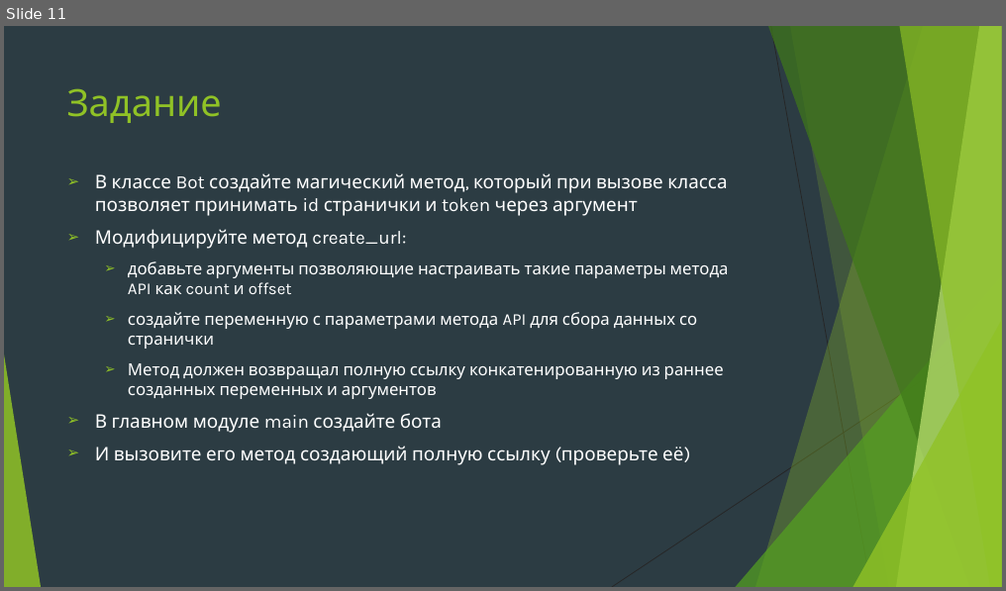
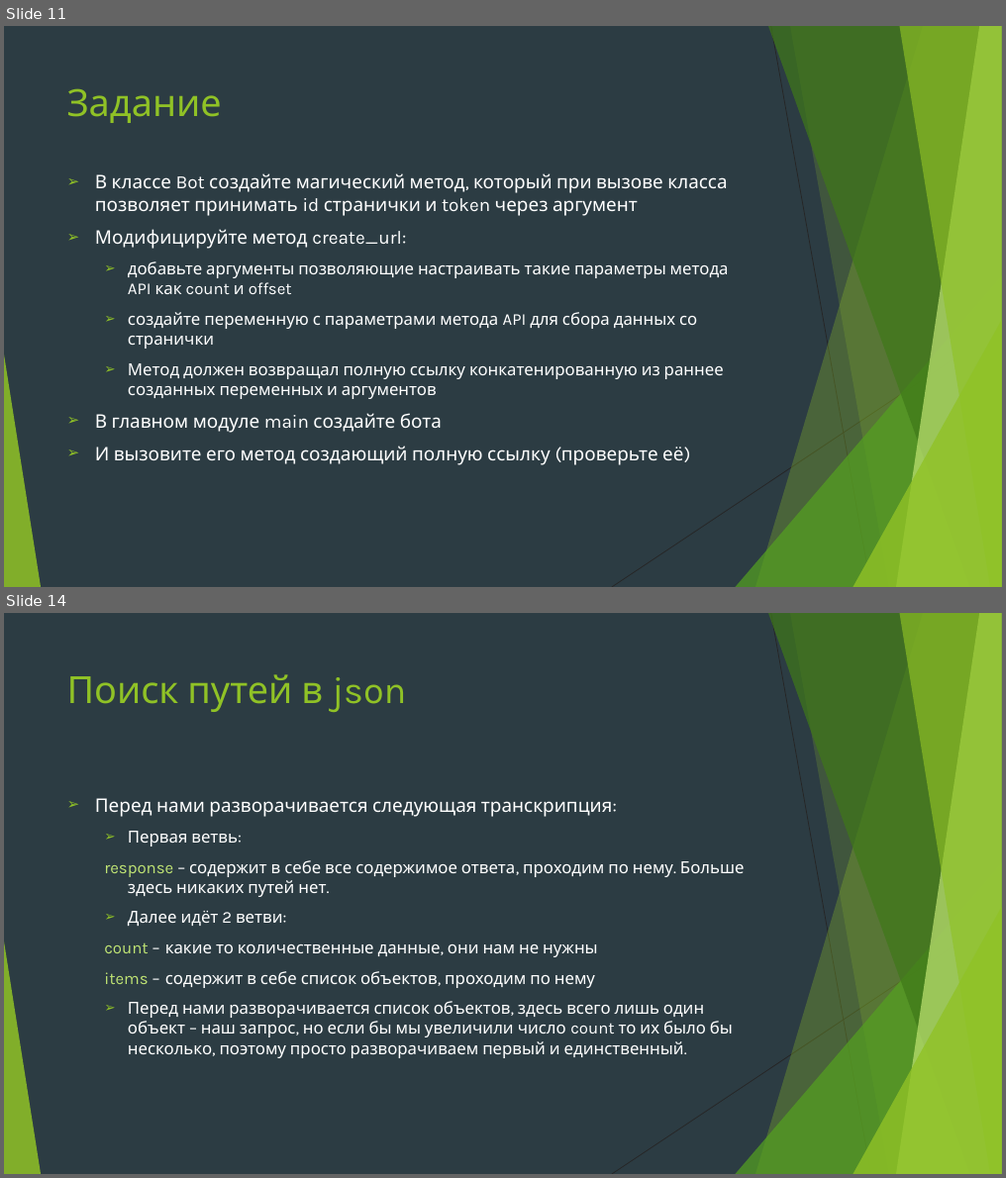
Before and after one commit to Yegor9151/for_corund, a slide deck: python/module2/presentation/урок 5 модуль 2.pptx. Shown one above the other, each under a label of ours: slide 11 before the commit, slides 11 and 14 after it; the slides between them are not shown. The pictures are 1006x591 and 1006x1178 pixels, drawn with LibreOffice and Linux fonts; fonts in the diff are those of the drawing. Boxes give left, top, right and bottom in pixels: in the first picture for what was removed or moved away, otherwise in the second. Text is boxed around its words. In the diff, an @@ line names an element or a change of style, - is before the commit and + after.

```diff
--- a/python/module2/presentation/урок 5 модуль 2.pptx
+++ b/python/module2/presentation/урок 5 модуль 2.pptx
@@ slide 14 added at bbox=[4, 613, 1002, 1174], background #2C3C43; not listed: 10 template elements that a slide beside it also shows @@
@@ title added at bbox=[67, 674, 406, 712], 36 pt, text #90C226 @@
+Поиск путей в json
@@ text added at bbox=[95, 798, 745, 1059], 16 pt, text #FFFFFF @@
+➢ Перед нами разворачивается следующая транскрипция:
+  ➢ Первая ветвь:
+  response – содержит в себе все содержимое ответа, проходим по нему. Больше здесь никаких путей нет.
+  ➢ Далее идёт 2 ветви:
+  count – какие то количественные данные, они нам не нужны
+  items – содержит в себе список объектов, проходим по нему
+  ➢ Перед нами разворачивается список объектов, здесь всего лишь один объект – наш запрос, но если бы мы увеличили число count то их было бы несколько, поэтому просто разворачиваем первый и единственный.
```
Also in this commit, not shown: 3 other slides added.
